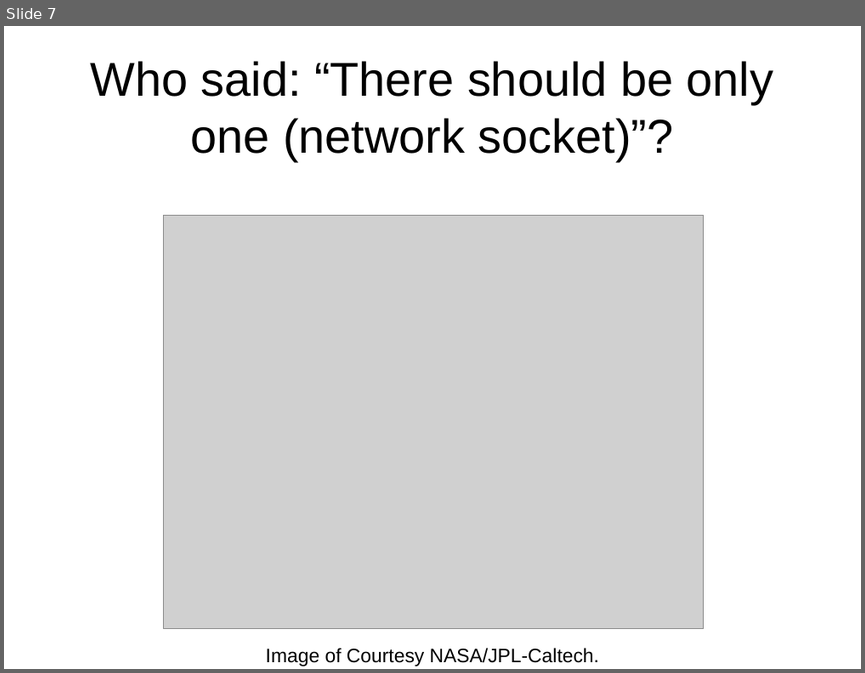
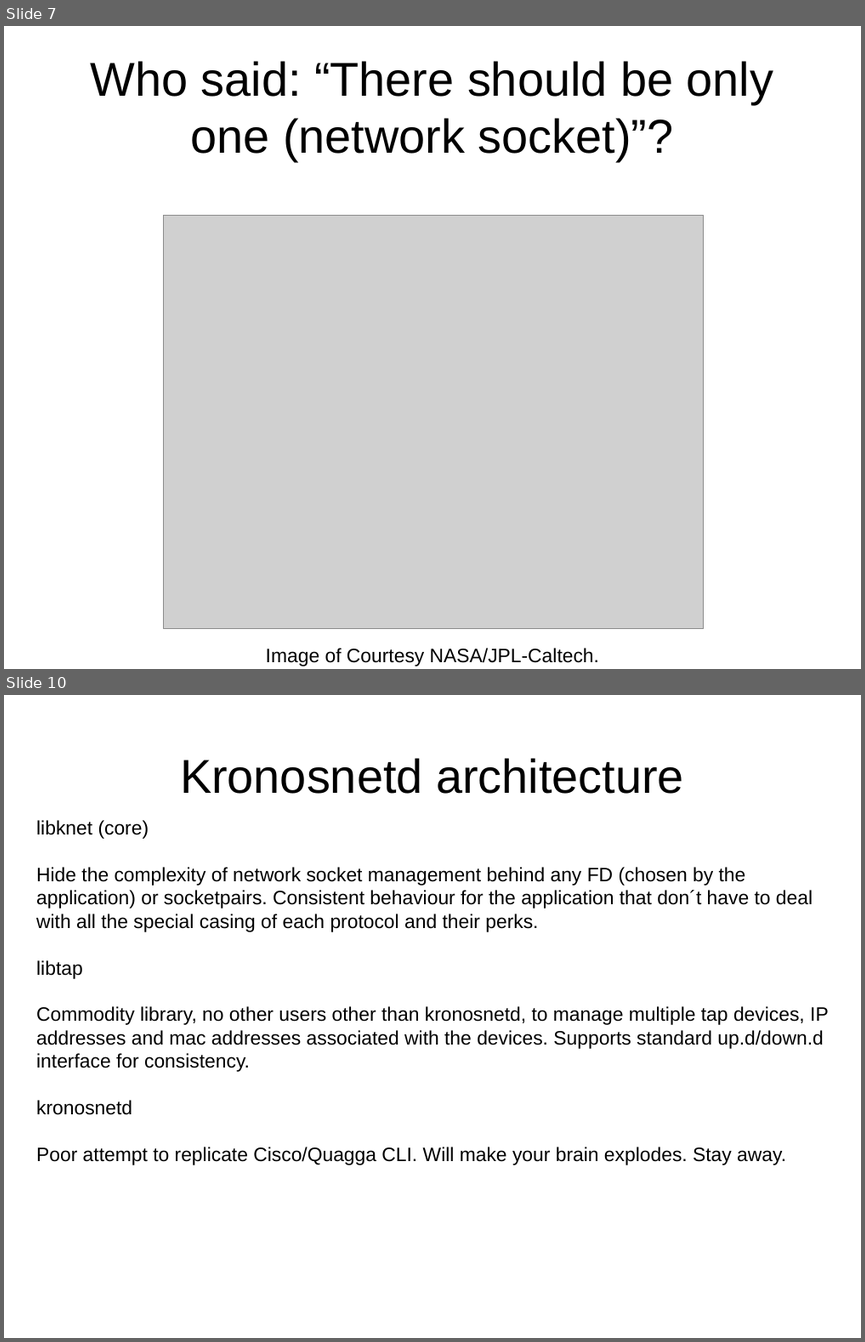
Before and after one commit to kronosnet/kronosnet, a slide deck: docs/kronosnet_architecture.odp. Shown one above the other, each under a label of ours: slide 7 before the commit, slides 7 and 10 after it; the slides between them are not shown. The pictures are 865x673 and 865x1342 pixels, drawn with LibreOffice and Linux fonts; fonts in the diff are those of the drawing; grey boxes stand for pictures. Boxes give left, top, right and bottom in pixels: in the first picture for what was removed or moved away, otherwise in the second. Text is boxed around its words. In the diff, an @@ line names an element or a change of style, - is before the commit and + after.

```diff
--- a/docs/kronosnet_architecture.odp
+++ b/docs/kronosnet_architecture.odp
@@ slide 10 added at box(4, 695, 861, 1338), background #FFFFFF @@
@@ title added at box(180, 758, 684, 794), 44 pt, text #000000 @@
+Kronosnetd architecture
@@ text added at box(36, 820, 828, 1165), 18 pt, text #000000 @@
+libknet (core)
+Hide the complexity of network socket management behind any FD (chosen by the application) or socketpairs. Consistent behaviour for the application that don´t have to deal with all the special casing of each protocol and their perks.
+libtap
+Commodity library, no other users other than kronosnetd, to manage multiple tap devices, IP addresses and mac addresses associated with the devices. Supports standard up.d/down.d interface for consistency.
+kronosnetd
+Poor attempt to replicate Cisco/Quagga CLI. Will make your brain explodes. Stay away.
```
Also in this commit, not shown: 7 slides changed, 1 slide removed.
